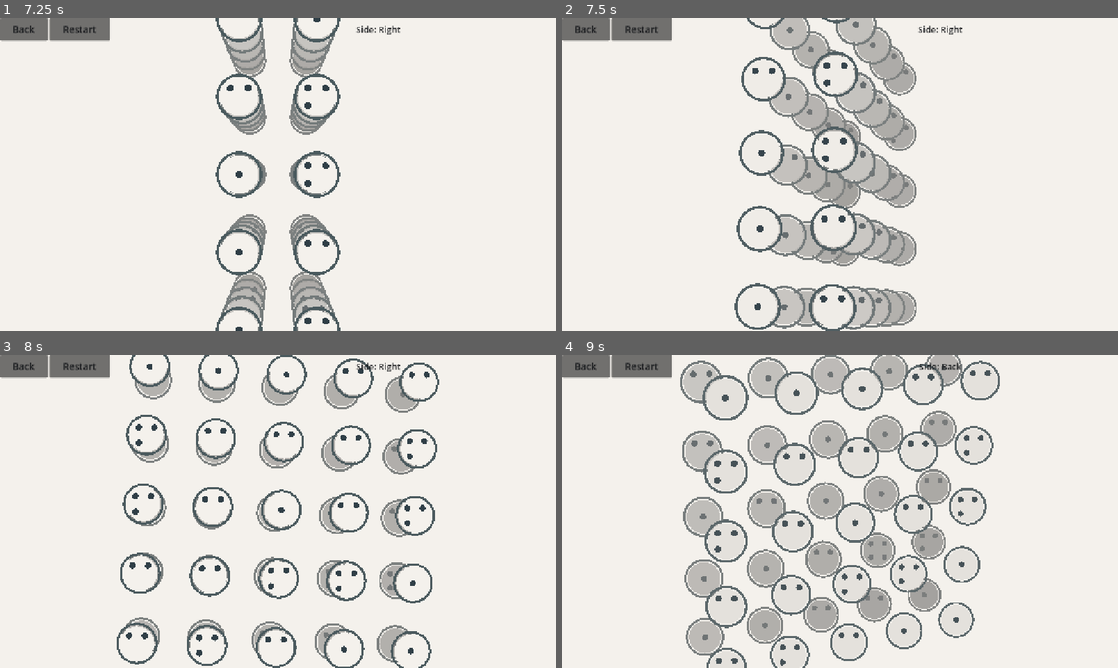
Above: before the commit, frames 1-4 (two rows, left to right).
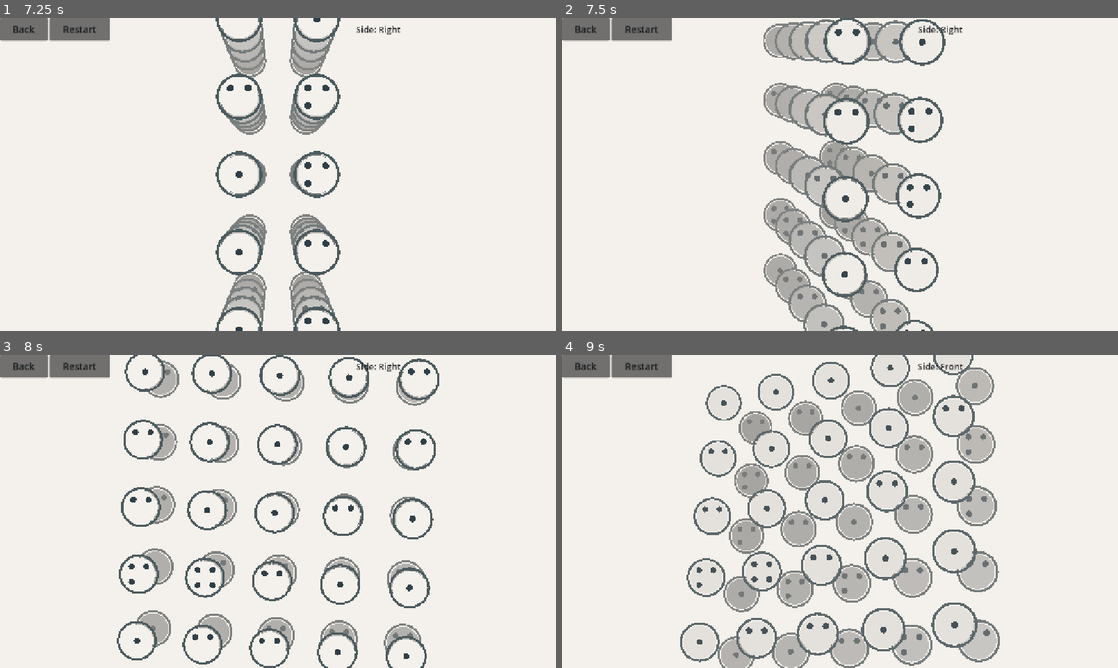
Above: after the commit, the same moments.

Repository: andrii-solokh/Nodoku
Game: Godot game, scene res://scenes/Main.tscn
Two runs of this game, one before a commit and one after it. Both use one fixed random seed, a clock stepped at 60 frames per second and the inputs below.
Inputs (mouse positions are in pixels of both pictures, inside the frame that each line leads up to):
- Up to frame 1 (7.25 s): click "Normal" at 0.5 s; click "Normal" at 1.25 s; click "Start" at 2 s; click "Restart" at 2.75 s; click "Restart" at 3.5 s; click "Restart" at 4.25 s; click "Back" at 5 s; click "Start" at 5.75 s; tap Enter at 6.5 s; move the mouse to (400, 158) at 6.52 s; hold Right from 6.53 s (still down); click (400, 158) at 6.67 s
- Up to frame 2 (7.5 s): release Right at 7.25 s; tap Space at 7.25 s; drag from (728, 190) to (812, 237) at 7.27 s
- Up to frame 3 (8 s): no input
- Up to frame 4 (9 s): move the mouse to (895, 442) at 8.02 s; hold Right 8.03-8.75 s; tap Enter at 8.75 s; drag from (812, 574) to (673, 464) at 8.77 s

Frame 1 is identical in both runs. In frame 2, 16% of the frame differs, in the area x 31-69%, y 0-100%; in frame 3, 14%; in frame 4, 32%, in the area x 21-79%, y 0-100%.

Commit message:
Invert drag rotation direction

Diff:
--- a/scripts/game_controller.gd
+++ b/scripts/game_controller.gd
@@ -194,17 +194,20 @@
 		_handle_press(swipe_start)
 
 func _handle_drag_motion(pos: Vector2) -> void:
-	var delta := pos - swipe_last
+	var delta := -(pos - swipe_last)
 	_handle_drag_delta(delta, pos)
 
 func _handle_drag_event(pos: Vector2, relative: Vector2, is_touch: bool) -> void:
 	var delta := relative
+	var scale := 1.0
+	var dir := -1.0
 	if is_touch:
-		delta = -delta * 0.6
+		scale = 0.6
+		dir = 1.0
+	delta *= scale * dir
 	if delta.length() < 0.001:
 		delta = pos - swipe_last
-		if is_touch:
-			delta = -delta * 0.6
+		delta *= scale * dir
 	_handle_drag_delta(delta, pos)
 
 func _handle_drag_delta(delta: Vector2, pos: Vector2) -> void:
Not shown, changed: version.txt
Not shown, changed: public/index.html
Not shown, changed: public/index.pck
